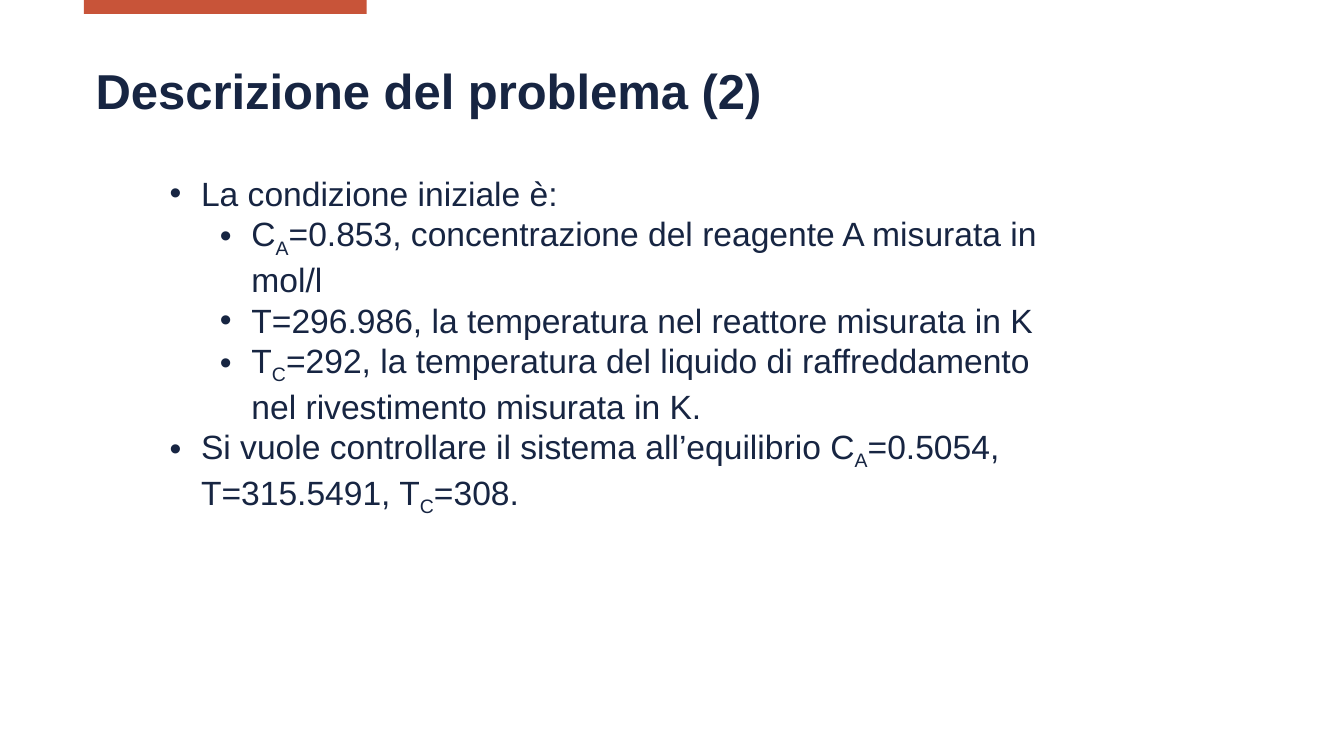
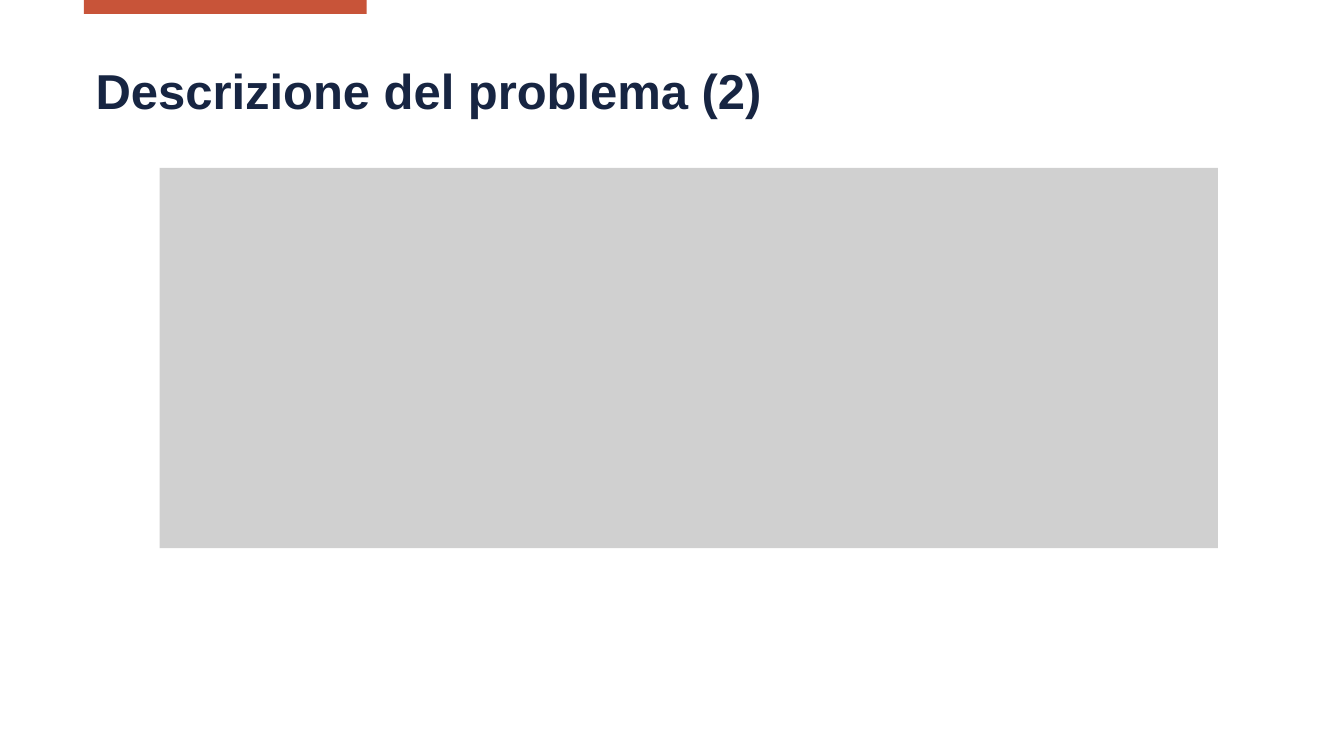
Before and after one commit to wasim-essbai/CAM_MPCCSTR, a slide deck: slide 6 of Presentazione.pptx. Drawn at 1344x756 pixels with LibreOffice and Linux fonts; fonts in the diff are those of the drawing; grey boxes stand for pictures; background and template pictures are left out. Boxes give left, top, right and bottom in pixels: in the first picture for what was removed or moved away, otherwise in the second. Text is boxed around its words. In the diff, an @@ line names an element or a change of style, - is before the commit and + after.

```diff
--- a/Presentazione.pptx
+++ b/Presentazione.pptx
@@ picture added at (159, 168, 1218, 548) @@
@@ text removed at (201, 181, 1036, 510) @@
-• La condizione iniziale è:
-  • CA=0.853, concentrazione del reagente A misurata in mol/l
-  • T=296.986, la temperatura nel reattore misurata in K
-  • TC=292, la temperatura del liquido di raffreddamento nel rivestimento misurata in K.
-• Si vuole controllare il sistema all’equilibrio CA=0.5054, T=315.5491, TC=308.
```
Also in this commit, not shown: 6 other slides changed, 4 slides added, 7 other files.
